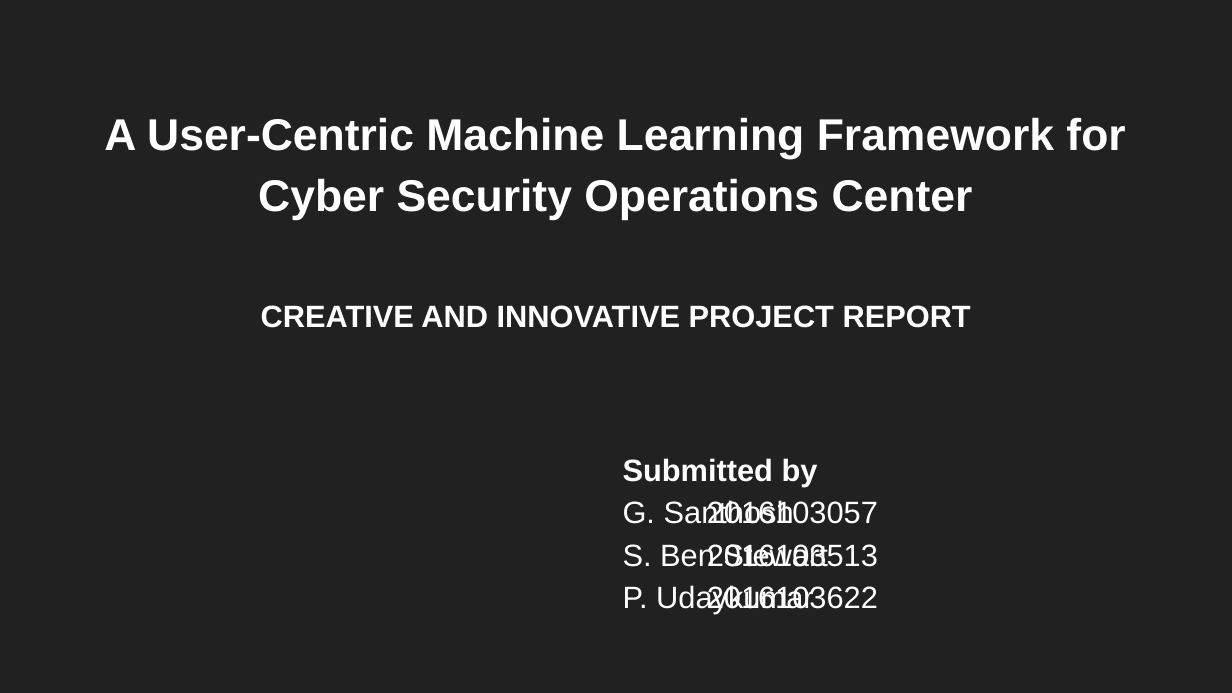
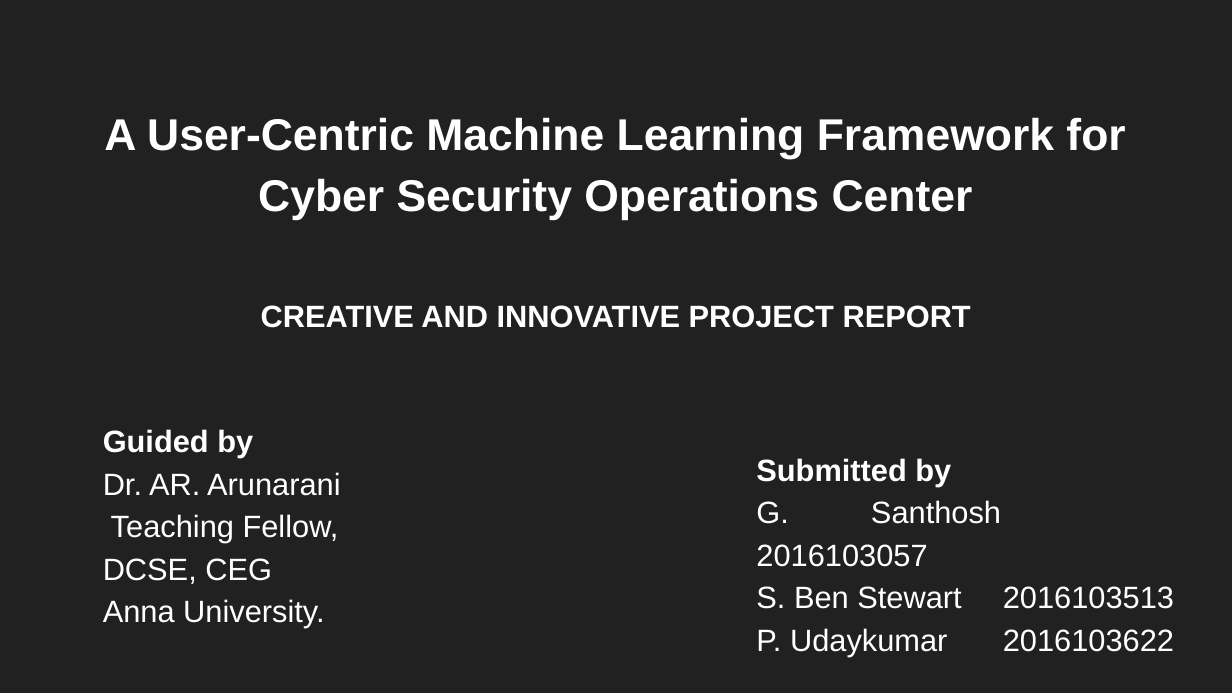
Before and after one commit to sbenstewart/cip-lab, a slide deck: slide 1 of presentation/presentation.pptx. Drawn at 1232x693 pixels with LibreOffice and Linux fonts; fonts in the diff are those of the drawing. Boxes give left, top, right and bottom in pixels: in the first picture for what was removed or moved away, otherwise in the second. Text is boxed around its words. In the diff, an @@ line names an element or a change of style, - is before the commit and + after.

```diff
--- a/presentation/presentation.pptx
+++ b/presentation/presentation.pptx
@@ subtitle "Submitted by" moved from (x1=623, y1=458, x2=878, y2=614) to (x1=756, y1=458, x2=1174, y2=657) @@
@@ subtitle "Submitted by" at (x1=756, y1=458, x2=1174, y2=657): indent changed @@
@@ subtitle added at (x1=103, y1=429, x2=340, y2=628), 18 pt, text #FFFFFF @@
+Guided by
+Dr. AR. Arunarani Teaching Fellow,
+DCSE, CEG
+Anna University.
```
Also in this commit, not shown: 1 other slide changed, 4 slides added, 1 slide removed, 1 other file.
